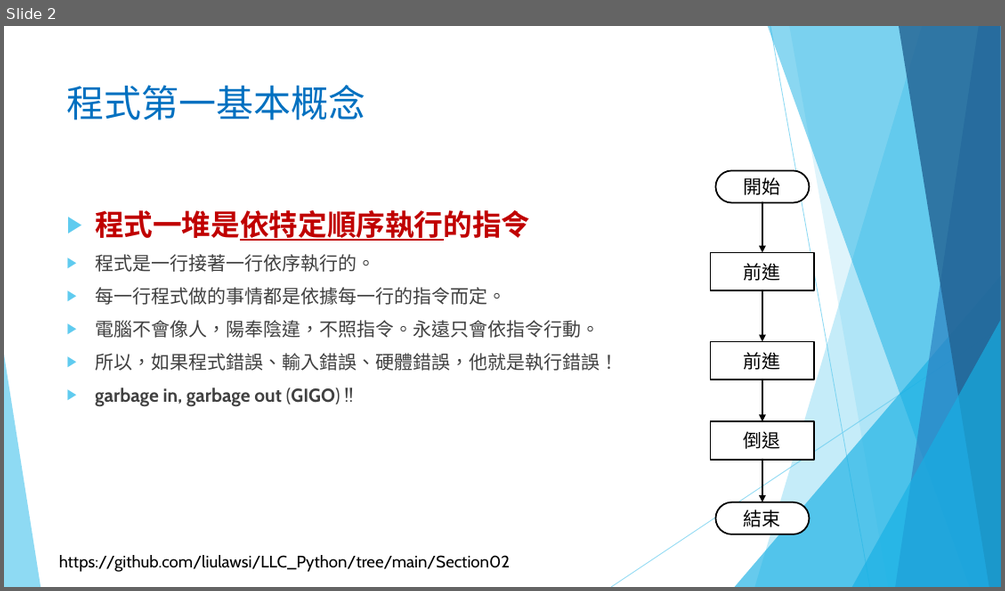
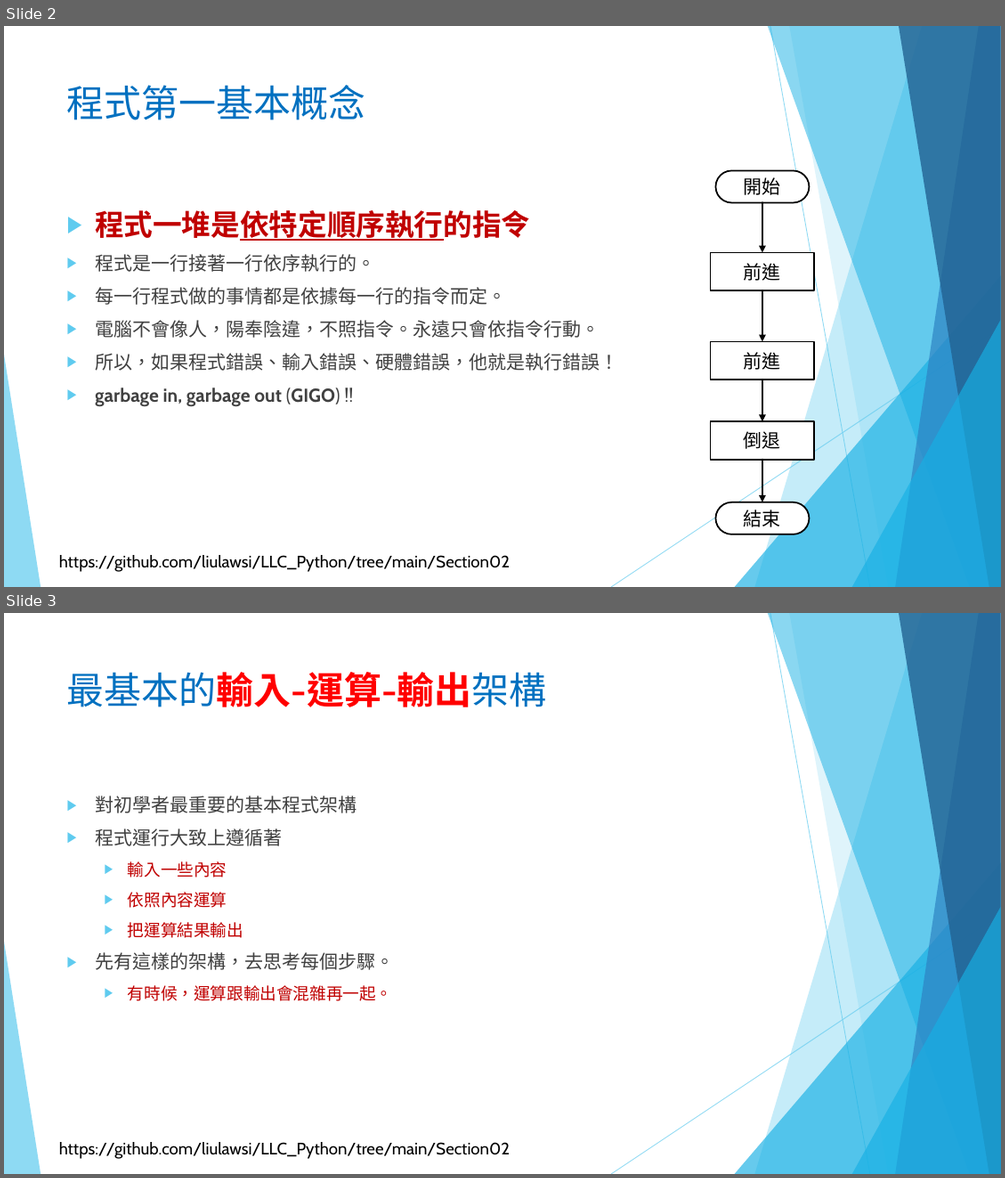
Before and after one commit to liulawsi/My_PPTs, a slide deck: LCC/Python/02_程式語言基本法.pptx. Shown one above the other, each under a label of ours: slide 2 before the commit, slides 2 and 3 after it. The pictures are 1005x591 and 1005x1178 pixels, drawn with LibreOffice and Linux fonts; fonts in the diff are those of the drawing; background and template pictures are left out. Boxes give left, top, right and bottom in pixels: in the first picture for what was removed or moved away, otherwise in the second. Text is boxed around its words. In the diff, an @@ line names an element or a change of style, - is before the commit and + after.

```diff
--- a/LCC/Python/02_程式語言基本法.pptx
+++ b/LCC/Python/02_程式語言基本法.pptx
@@ slide 3 added at box(4, 613, 1001, 1174), background #FFFFFF; not listed: 11 template elements that a slide beside it also shows @@
@@ title added at box(67, 672, 547, 707), 36 pt, text #FF0000, bold @@
+最基本的輸入-運算-輸出架構
@@ text added at box(95, 795, 394, 1001), 18 pt, text #404040 @@
+▶ 對初學者最重要的基本程式架構
+▶ 程式運行大致上遵循著
+  ▶ 輸入一些內容
+  ▶ 依照內容運算
+  ▶ 把運算結果輸出
+▶ 先有這樣的架構，去思考每個步驟。
+  ▶ 有時候，運算跟輸出會混雜再一起。
```
Also in this commit, not shown: 2 slides changed, 2 other slides added, 7 other files.
